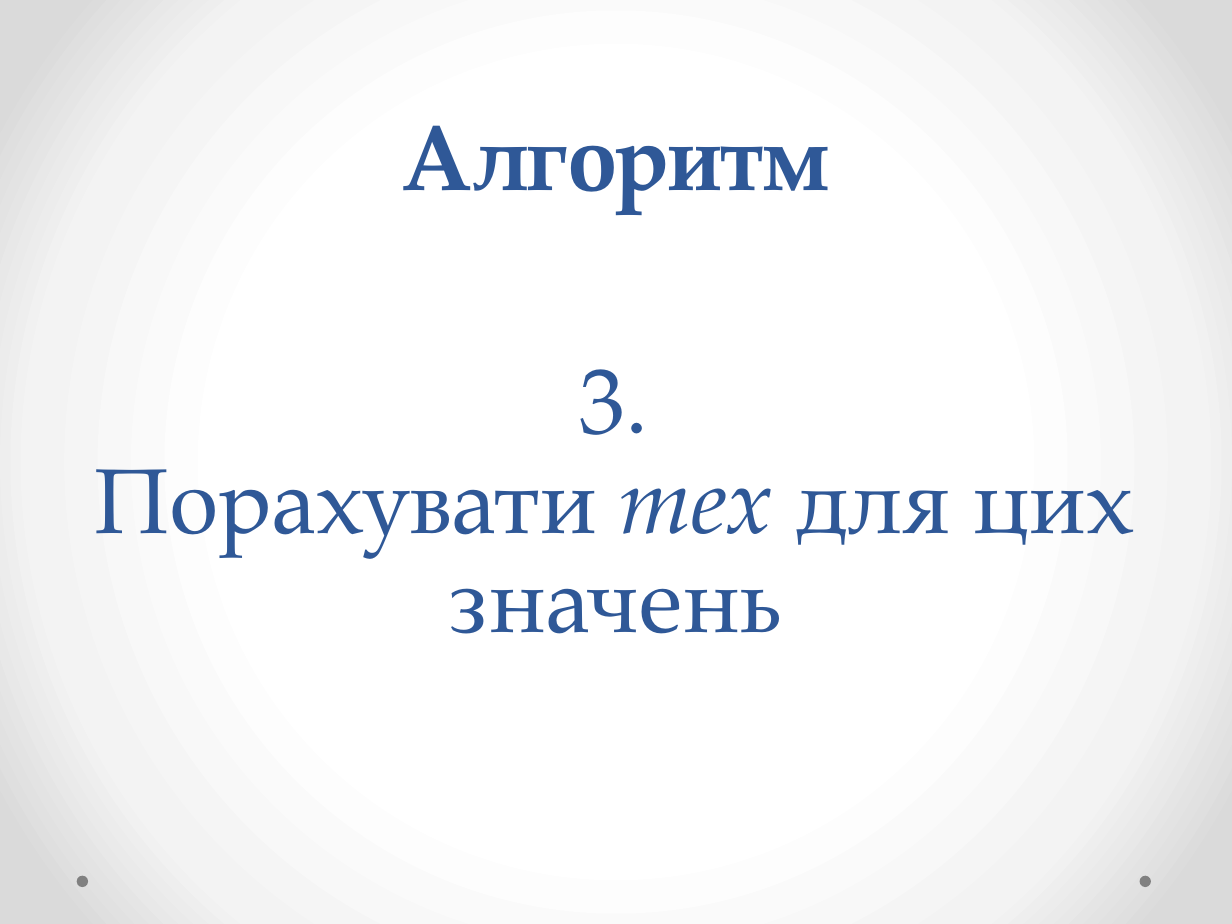
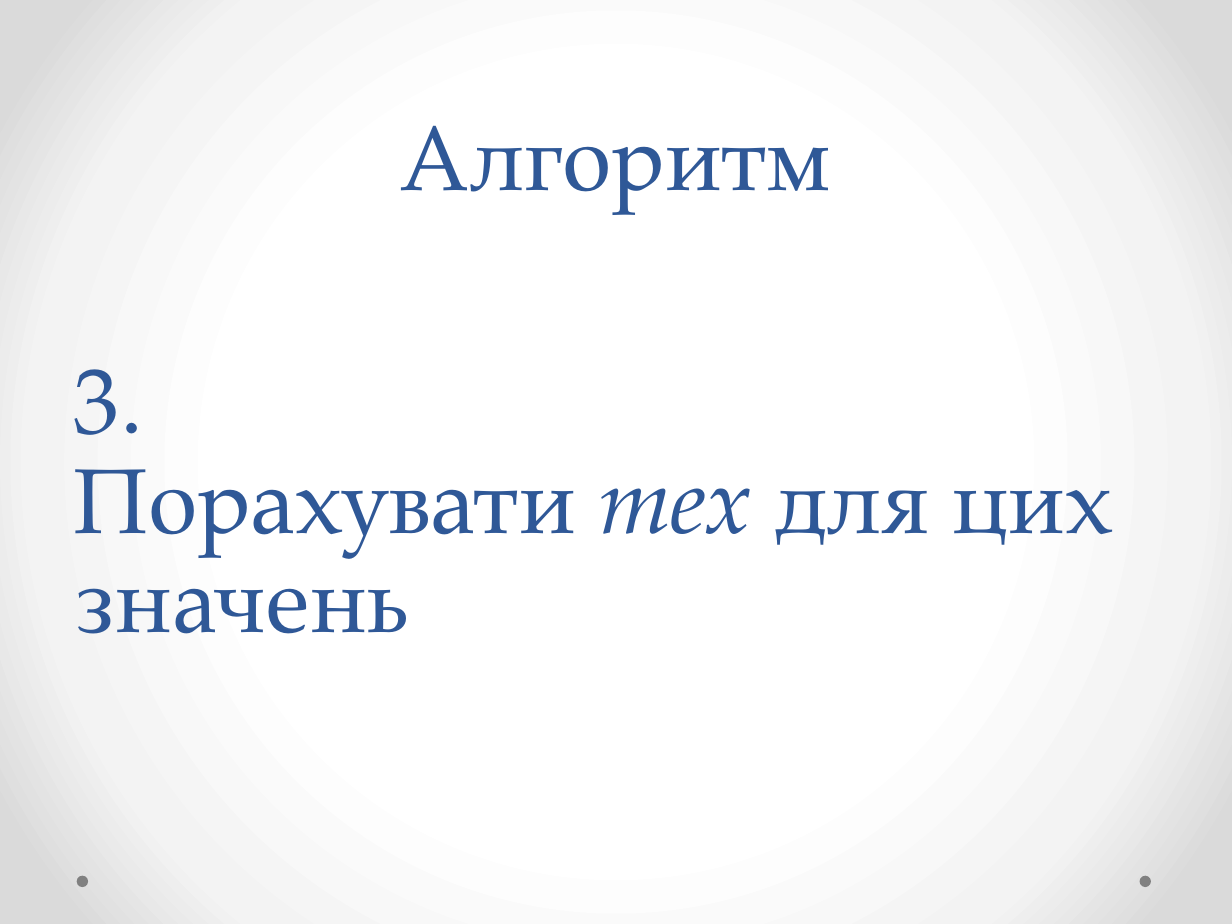
Before and after one commit to MarkiyanMatsekh/SpragueGrundyTheory, a slide deck: slide 15 of PaperWork/Presentation.pptx (slide 9 before the commit). Drawn at 1232x924 pixels with LibreOffice and Linux fonts; fonts in the diff are those of the drawing. Boxes give left, top, right and bottom in pixels: in the first picture for what was removed or moved away, otherwise in the second. Text is boxed around its words. In the diff, an @@ line names an element or a change of style, - is before the commit and + after.

```diff
--- a/PaperWork/Presentation.pptx
+++ b/PaperWork/Presentation.pptx
@@ title "Алгоритм" at (401, 125, 832, 213): bold off @@
@@ text "3.": place and size @@
-text "3." at (95, 369, 1133, 634)
+text "3." at (74, 369, 1112, 634)
@@ text "3." at (74, 369, 1112, 634): alignment centre to left; indent changed @@
```
Also in this commit, not shown: 10 other slides changed, 12 slides added, 4 slides removed, 8 other files.
